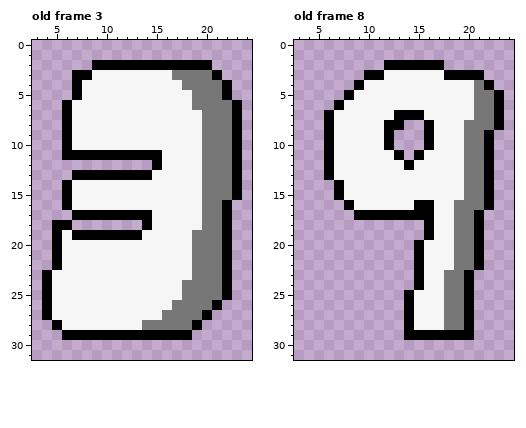
A pixel-art file gets an edit: asset shit/hud gfx/combo font/combo font.aseprite. Above is the file before it was changed.
29x33 pixels, 9 frames. Shown: old frame 3: x 3..24, y 0..31; old frame 8: x 3..24, y 0..31. The commit also changed other frames, which this record leaves out.
And afterwards:
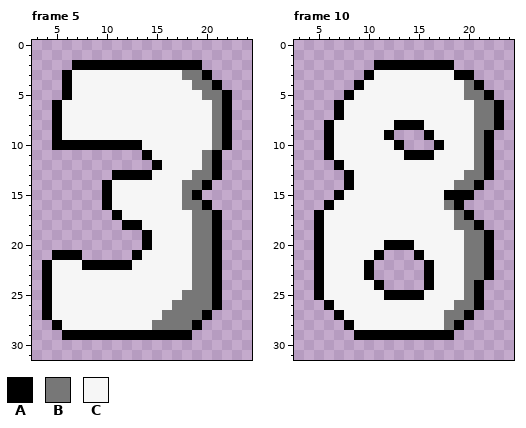
Palette (. is transparent): A #000000  B #777777  C #f6f6f6
Changes in this commit:
frames 9 -> 11
Changed rows in their new state; - is an unchanged pixel.
Frame 5 against old frame 3, layer "Layer 1":
first column x 4:
 2 ---AA-----------.---
 3 --ACC--------C--A.--
 4 --AC----------C--A.-
 5 --AC-----------C----
 6 -AC------------CC-A.
 7 -AC-------------C-A.
 8 -AC-------------C-A.
 9 -AC-------------C-A.
10 -A-AAAAAAA------C-A.
11 --........-C-----A..
12 -----------------A..
13 ---....--------B-A..
14 --....A-------BBA...
15 --....A-------BA....
16 --....A-------BBA..-
17 ---....-CCC----B-A.-
18 -..-----AAC----B-A.-
19 -.........A------A.-
20 -.........A------A.-
21 --AA.....A-------A.-
22 AC--AAAAA--------A.-
23 -----------------A.-
24 --------------C--A.-
25 -----------------A.-
28 ----------C---------
Frame 10 against old frame 8, layer "Layer 1":
first column x 5:
 2 ------A------A-----
 3 ------C------C--.--
 4 ---------------BA.-
 5 ---------------B-A.
 7 -.A-----CCC--------
 8 -------C-AAC---C---
 9 ---------------C---
10 -------CA--.A--C---
11 --------CA-A---C---
12 -.A------C-----C---
13 -..A---------------
14 --.A----------B-A.-
15 -------------AAA..-
16 -ACC------CC-BA...-
17 ACCCCCCCCCCC---A.--
18 ACCCCCCCCCCC-------
19 ACCCCCCCCCCC--C-BA-
20 ACCCCCCAAAC---C-BA-
21 ACCCCCA-------C-BA-
22 ACCCCA----.A--C-BA-
23 ACCCCA----.A-CCBBA-
24 ACCCCCA---.A-CCBA--
25 ACCCCCCAA-A--CCBA--
26 -ACCCCCCCC---C-BA--
27 --ACCCCCCC---------
28 ---ACCCCCC----A.---
29 ----AAAAA-----..---
Changed places in both pictures, as pixel boxes (x1, y1, x2, y2):
changed: (42, 60, 242, 300)
changed: (142, 320, 152, 330)
changed: (314, 60, 504, 340)
